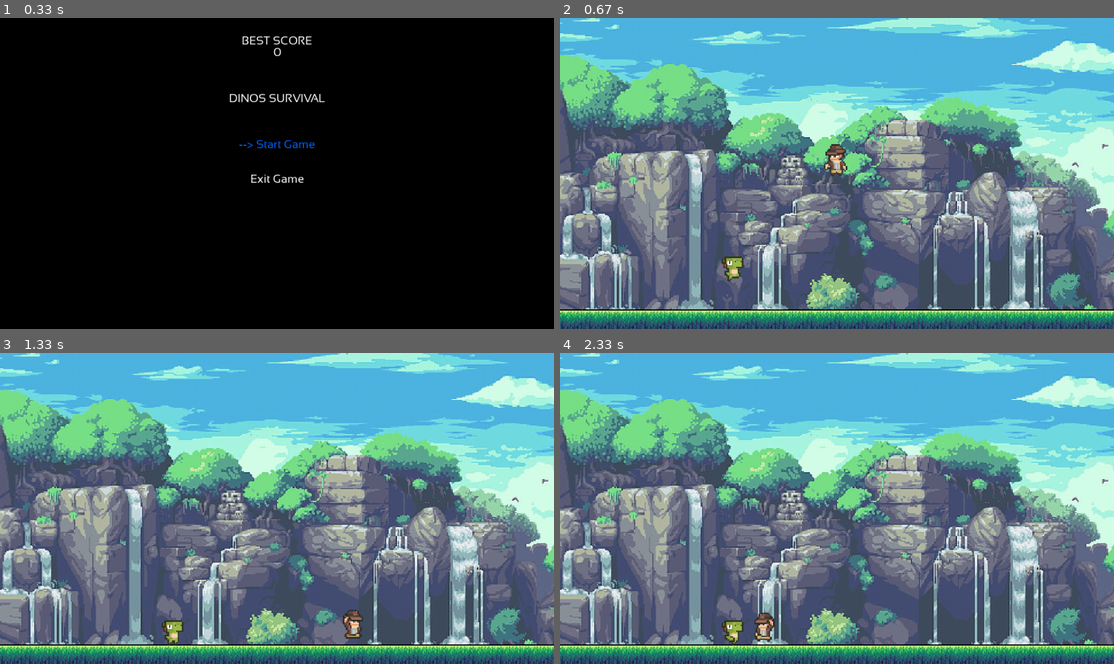
Above: before the commit, frames 1-4 (two rows, left to right).
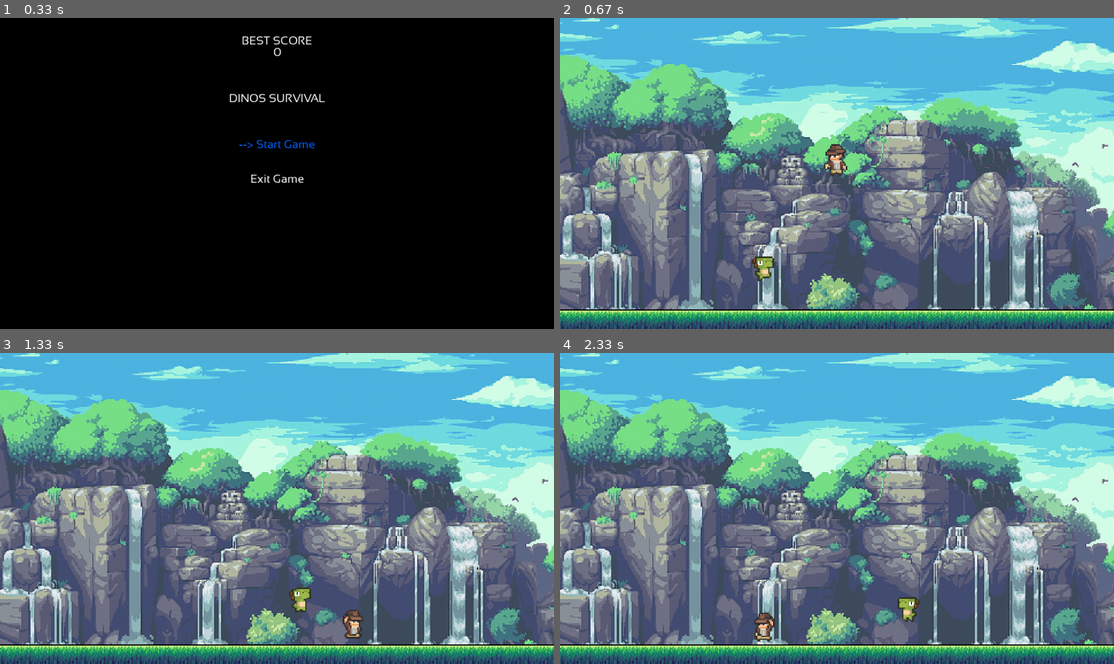
Above: after the commit, the same moments.

Repository: eddyvy/pygame_activity
Game: pygame game, started from dinos/__main__.py
Same seed, same stepped clock (60 frames per second), same inputs: the game is played once before the commit and once after it.
Inputs:
- Up to frame 1 (0.33 s): no input
- Up to frame 2 (0.67 s): tap Enter at 0.33 s
- Up to frame 3 (1.33 s): tap Space at 0.67 s; hold Right from 1 s (still down)
- Up to frame 4 (2.33 s): release Right at 1.47 s; hold Left 1.5-2.03 s; hold Left from 2.07 s (still down)

Frame 1 is identical in both runs. In frame 2, 0.5% of the frame differs, in the area x 29-39%, y 76-85%; in frame 3, 0.5%, in the area x 29-57%, y 75-94%; in frame 4, 0.5%.

Commit message:
Created dinos seek logic

Diff:
--- a/dinos/assets/config/animations.json
+++ b/dinos/assets/config/animations.json
@@ -48,7 +48,7 @@
     "spritesheet": "dinos",
     "animations": {
       "jump_right": {
-        "sequence": [0, 1, 2, 3],
+        "sequence": [0, 1],
         "duration": 300
       },
       "walk_right": {
@@ -88,7 +88,7 @@
     "spritesheet": "dinos",
     "animations": {
       "jump_right": {
-        "sequence": [48, 49, 50, 51],
+        "sequence": [48, 49],
         "duration": 300
       },
       "walk_right": {
@@ -108,7 +108,7 @@
     "spritesheet": "dinos",
     "animations": {
       "jump_right": {
-        "sequence": [72, 73, 74, 75],
+        "sequence": [72, 73],
         "duration": 300
       },
       "walk_right": {
--- a/dinos/assets/config/game_play.json
+++ b/dinos/assets/config/game_play.json
@@ -30,7 +30,7 @@
     "shoot_cd": 150,
     "shoot_offset": 10,
     "hit_cd": 700,
-    "hit_width": 30,
+    "hit_width": 40,
     "hit_height": 30
   },
   "platform": {
@@ -50,9 +50,10 @@
   "dinos": {
     "spritesheet": "dinos",
     "animations": ["dino_green", "dino_blue", "dino_red", "dino_yellow"],
-    "inflate_collider": [0, -0.1],
-    "render_offset": [-0.4, -3],
-    "speed": 0.25,
-    "jump_speed": 0.3
+    "inflate_collider": [-0.4, -0.3],
+    "render_offset": [-0.4, 3],
+    "max_speed": 0.25,
+    "jump_speed": 0.3,
+    "acceleration": 0.0001
   }
 }
--- a/dinos/dinosaurs/dino.py
+++ b/dinos/dinosaurs/dino.py
@@ -1,3 +1,4 @@
+import random
 import pygame
 from dinos.config import Config
 from dinos.dinosaurs.dino_body import DinoBody
@@ -6,54 +7,59 @@
 
 class Dino(DinoBody):
 
-    def __init__(self):
+    def __init__(self, get_target_pos_cb):
         inipos = (300, 400)
         super().__init__(inipos)
 
-        self._speed = Config.get("game_play", "dinos", "speed")
+        self.__max_speed = Config.get("game_play", "dinos", "max_speed")
+        self.__acceleration = Config.get("game_play", "dinos", "acceleration")
         self._jump_speed = Config.get("game_play", "dinos", "jump_speed")
         self.__gravity = Config.get("game", "physics", "gravity")
         self.__max_falling_speed = Config.get(
             "game", "physics", "max_falling_speed")
 
         self._velocity = pygame.math.Vector2(0.0, 0.0)
-        self._is_moving_left = False
-        self._is_moving_right = False
+        self._is_jumping = False
         self.__is_on_air = True
-        self.__is_jumping = False
-        self.__heading_dir = "right"
+
+        self.__get_target_post = get_target_pos_cb
 
         self._center()
 
     def update(self, delta_time):
+        if random.randint(0, 50) == 0:
+            self.__jump()
+
         self.__update_movement(delta_time)
         super().update(delta_time)
 
     def is_touching_ground(self):
-        self.__is_on_air = self.__is_jumping
+        self.__is_on_air = self._is_jumping
+
+    def __jump(self):
+        if not self.__is_on_air:
+            self._is_jumping = True
+            SoundPlayer.instance().play_sound("jump_enemy")
 
     def __update_movement(self, delta_time):
-        self._velocity.x = 0
-
-        if self._is_moving_left:
-            self._velocity.x -= self._speed
-        if self._is_moving_right:
-            self._velocity.x += self._speed
+        self._velocity.x += (
+            self.__get_target_post().x -
+            self.position.x
+        ) * self.__acceleration
+        if (abs(self._velocity.x) >= self.__max_speed):
+            self._velocity.x = self.__max_speed if self._velocity.x > 0 else -self.__max_speed
 
         if self.__is_on_air:
             self._velocity.y += self.__gravity
             if self._velocity.y > self.__max_falling_speed:
                 self._velocity.y = self.__max_falling_speed
-            if self.__is_jumping and self._velocity.y <= 0:
-                self.__is_jumping = False
+            if self._is_jumping and self._velocity.y <= 0:
+                self._is_jumping = False
         else:
-            if self.__is_jumping:
+            if self._is_jumping:
                 self._velocity.y = -self._jump_speed
                 self.__is_on_air = True
-                SoundPlayer.instance().play_sound("jump_enemy")
             else:
                 self._velocity.y = 0
 
-        distance = self._velocity * delta_time
-
-        self.position.y += distance.y
+        self.position += self._velocity * delta_time
--- a/dinos/dinosaurs/dino_body.py
+++ b/dinos/dinosaurs/dino_body.py
@@ -1,3 +1,4 @@
+import random
 import pygame
 from dinos.common.game_object import GameObject
 from dinos.config import Config
@@ -9,8 +10,9 @@
 
     def __init__(self, position):
         super().__init__()
+        type = random.randint(0, 3)
         self.__animations = AnimationsHandler(
-            Config.get("game_play", "dinos", "animations")[0],
+            Config.get("game_play", "dinos", "animations")[type],
             "walk_right"
         )
         _, clip = self.__animations.get_current_image()
@@ -50,7 +52,12 @@
         current_is_left = "left" in self.__animations.get_current_animation_name()
         current_is_right = "right" in self.__animations.get_current_animation_name()
 
-        if self._velocity.x < 0:
+        if self._is_jumping:
+            if self._velocity.x < 0 or (self._velocity.x == 0 and current_is_left):
+                self.__animations.animate_once("jump_left")
+            elif self._velocity.x > 0 or (self._velocity.x == 0 and current_is_right):
+                self.__animations.animate_once("jump_right")
+        elif self._velocity.x < 0:
             self.__animations.animate("walk_left")
         elif self._velocity.x > 0:
             self.__animations.animate("walk_right")
--- a/dinos/game_play/game_play_state.py
+++ b/dinos/game_play/game_play_state.py
@@ -48,7 +48,7 @@
         self.__player.set_shoot_action(self.__hero_shoot)
         self.__player.set_hit_action(self.__hero_hit)
 
-        self.__enemies.add(Dino())
+        self.__enemies.add(Dino(self.__hero_pos))
 
     def handle_event(self, event):
         self.__mode.handle_event(event)
@@ -151,3 +151,6 @@
     def __hero_hit(self, hit_rect):
         SoundPlayer.instance().play_sound("whip")
         return True
+
+    def __hero_pos(self):
+        return self.__player.position
--- a/dinos/hero/hero.py
+++ b/dinos/hero/hero.py
@@ -60,8 +60,7 @@
             self._is_moving_left = False
             self.__heading_dir = "right"
         if self._inputs.is_pressed(event, "jump"):
-            if not self.__is_on_air:
-                self.__is_jumping = True
+            self.__jump()
         if self._inputs.is_pressed(event, "shoot"):
             self.__shoot()
         if self._inputs.is_pressed(event, "hit"):
@@ -90,6 +89,11 @@
     def set_hit_action(self, hit_callback):
         self.__hit_callback = hit_callback
 
+    def __jump(self):
+        if not self.__is_on_air:
+            self.__is_jumping = True
+            SoundPlayer.instance().play_sound("jump")
+
     def __update_movement(self, delta_time):
         self._velocity.x = 0
 
@@ -108,7 +112,6 @@
             if self.__is_jumping:
                 self._velocity.y = -self._jump_speed
                 self.__is_on_air = True
-                SoundPlayer.instance().play_sound("jump")
             else:
                 self._velocity.y = 0
 
